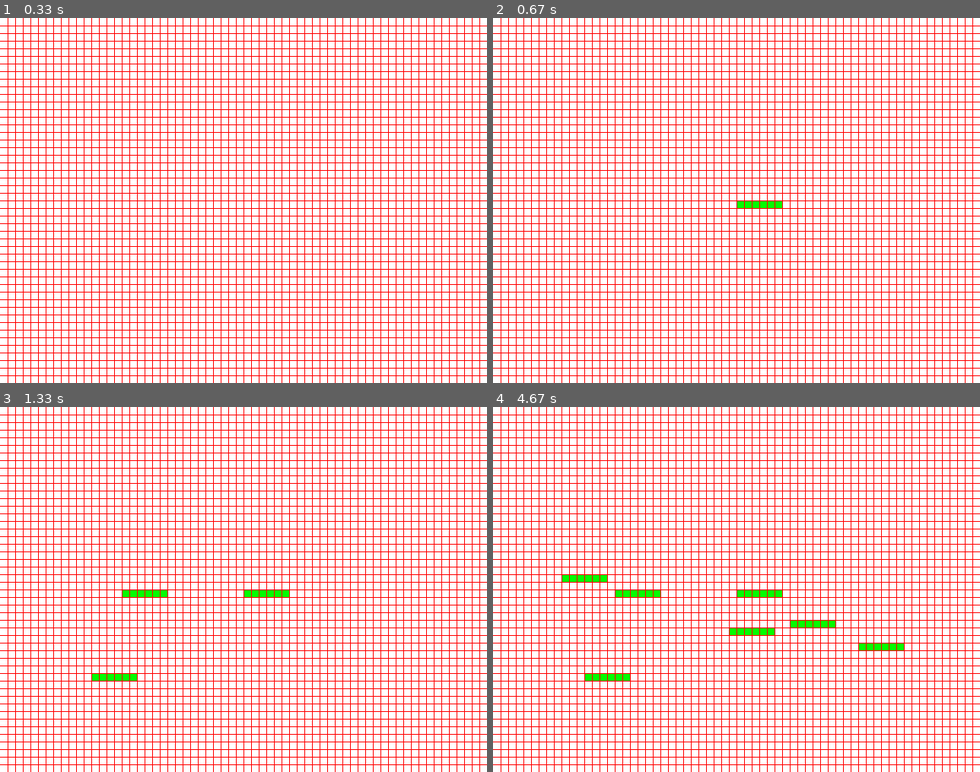
Above: before the commit, frames 1-4 (two rows, left to right).
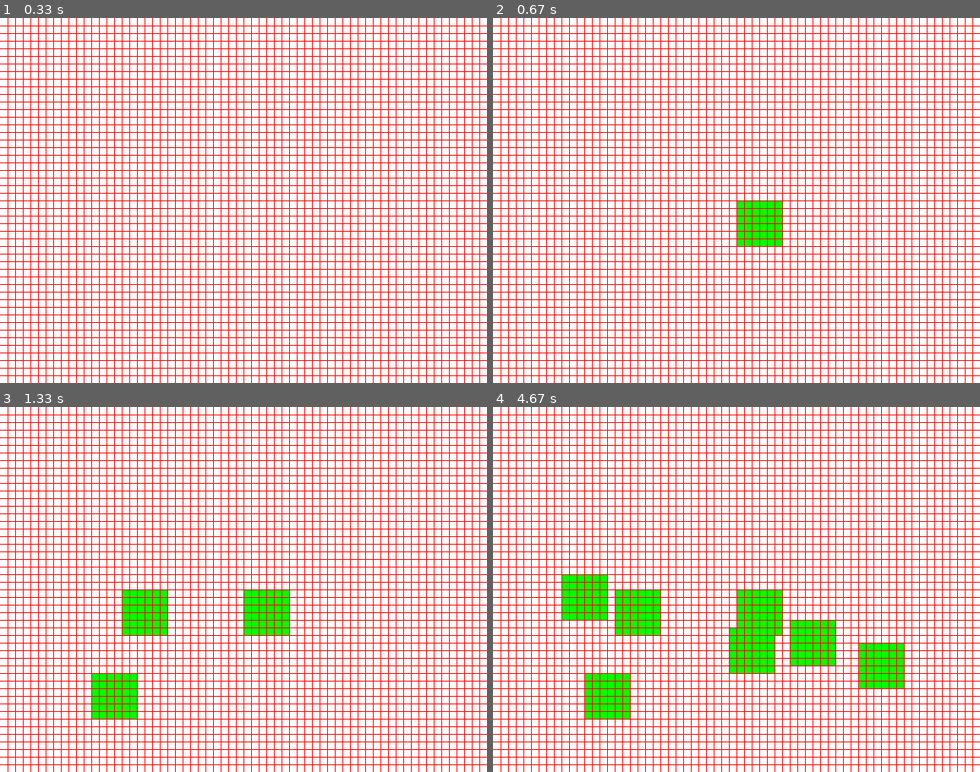
Above: after the commit, the same moments.

Repository: The-XSS-Rat/rctPySim
Game: pygame game, started from pyGame-1.py
Same seed, same stepped clock (60 frames per second), same inputs: the game is played once before the commit and once after it. The source is Python 2; it was converted automatically to run under Python 3.
Inputs (mouse positions are in pixels of both pictures, inside the frame that each line leads up to):
- Up to frame 1 (0.33 s): no input
- Up to frame 2 (0.67 s): click (736, 200) at 0.38 s
- Up to frame 3 (1.33 s): click (126, 593) at 0.72 s; click (92, 673) at 1.17 s
- Up to frame 4 (4.67 s): move the mouse to (794, 622) at 1.47 s; click (794, 622) at 1.75 s; move the mouse to (561, 578) at 2.17 s; click (561, 578) at 2.52 s; move the mouse to (736, 633) at 3 s; click (736, 633) at 3.4 s; move the mouse to (863, 647) at 3.93 s; click (863, 647) at 4.38 s

Frame 1 is identical in both runs. In frame 2, 0.8% of the frame differs, in the area x 50-60%, y 52-63%; in frame 3, 2.4%; in frame 4, 5.4%, in the area x 14-85%, y 48-86%.

Commit message:
The y-axes will now also be built

Diff:
--- a/pyGame-1.py
+++ b/pyGame-1.py
@@ -23,16 +23,19 @@
 def fillSquare(event):
     attr1 = Attraction(5,5)
 
-    xp = (event.pos[0]/10)*10+1 #0 is the x position
+    h=0
     yp = (event.pos[1]/10)*10+1 #1 is the y position
-    rectange = (xp,yp,10,10)
 
-    i=0
-    while i <= attr1.getWidth():
-
-        pygame.draw.rect(screen, (0, 255, 0), (xp, yp, 9, 9))
-        xp += 10
-        i+=1
+    while h <= attr1.getHeight():
+        xp = (event.pos[0]/10)*10+1 #0 is the x position
+        rectange = (xp,yp,10,10)
+        w=0
+        while w <= attr1.getWidth():
+            pygame.draw.rect(screen, (0, 255, 0), (xp, yp, 9, 9))
+            xp += 10
+            w+=1
+        yp+=10
+        h+=1
 
     pygame.display.flip()
 
